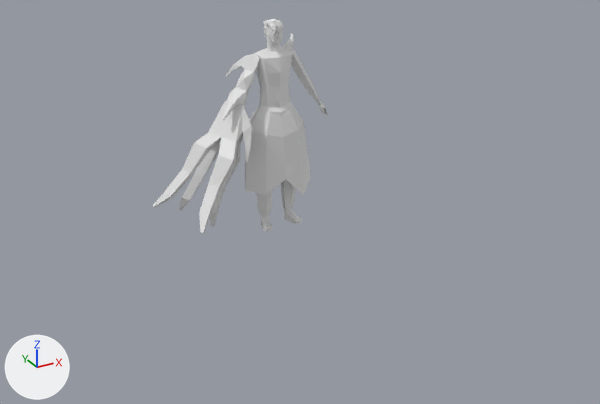
What one commit did to the Blender file salemstalker/Assets/3D/charatermodel/half_hollow.blend.
Rendered twice from a 50 mm camera at (-3.18, -6.25, 3.26) aimed at (0.06, -0.34, 0.31). Lighting does not change. The marker at lower left points along +X, +Y and +Z.
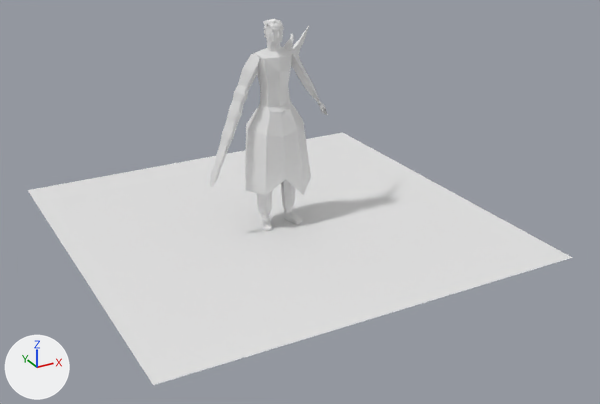
What differs and where, as boxes [x1, y1, x2, y2] in the pictures (600 x 404 px):
'Plane', added: after [28, 132, 573, 385]
'Cube.002', reshaped (33% narrower, 13% shorter): before [153, 49, 327, 234]; after [210, 26, 327, 187]
part 1 of me_cube_003, cut back: before [153, 54, 260, 234]; after [210, 26, 309, 186]

Diff of the bpy script that builds the scene:
```diff
--- a/salemstalker/Assets/3D/charatermodel/half_hollow.blend.py
+++ b/salemstalker/Assets/3D/charatermodel/half_hollow.blend.py
@@ me_cube_003 @@
 # used by ob_cube_002; location = (-0.001, 0.047, 1.583); rotation_euler = (0.39, -0.363, 2.284), in degrees (22, -21, 131)
-me_cube_003.from_pydata(...)  # 232 vertices, 230 faces; spans x -0.6..0.29, y -0.5..0.37, z -1.64..0.11
+me_cube_003.from_pydata(...)  # 142 vertices, 142 faces; spans x -0.6..0.12, y -0.53..0.16, z -1.26..0.37
+# me_cube_003 part 1
+# 168 vertices are removed from x -0.26..0.29, y -0.24..0.37, z -1.64..-0.13
+# 170 faces are deleted
+# 74 vertices are added at x -0.2..0.12, y -0.53..0.16, z -1.26..0.37
+# 78 new faces join them, mat_tenticle (its picture is missing)
 me_cube_003.materials.append(mat_tenticle)
@@ me_plane @@
+me_plane.from_pydata([(-1.0, -1.0, 0.0), (1.0, -1.0, 0.0), (-1.0, 1.0, 0.0), (1.0, 1.0, 0.0)], [], [(0, 1, 3, 2)])
@@ ob_plane @@
+ob_plane = bpy.data.objects.new('Plane', me_plane)
+ob_plane.location = (0.0, 0.0, 0.0)
+ob_plane.scale = (1.86, 1.86, 1.86)
```
